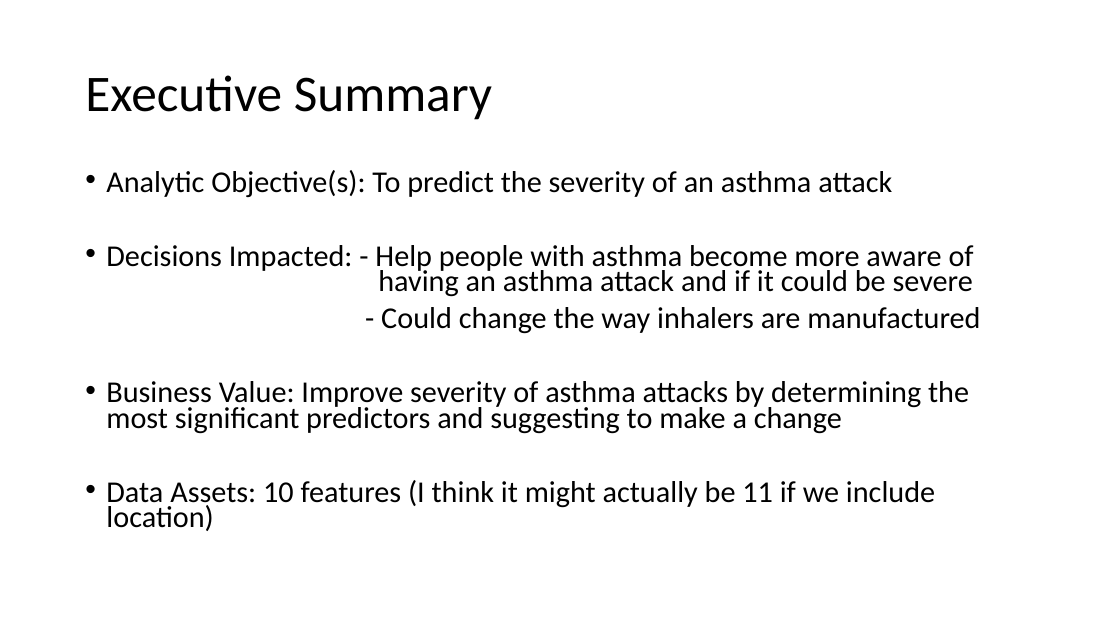
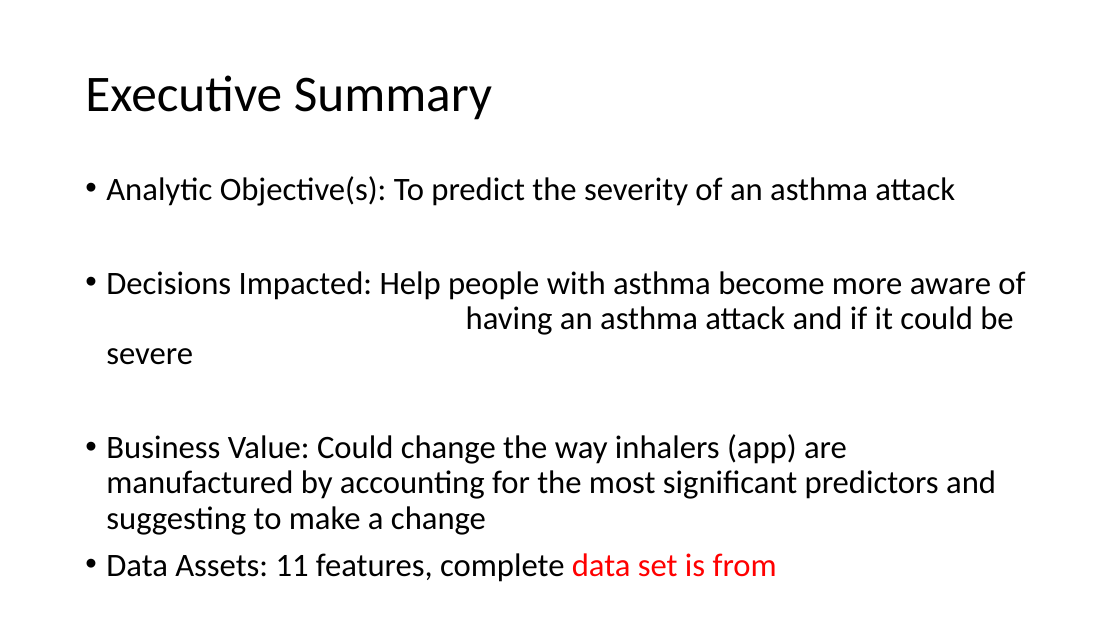
Before and after one commit to donaldsonm731/Asthma_Prediction, a slide deck: slide 2 of Mid_Semester_Pres.pptx. Drawn at 1120x630 pixels with LibreOffice and Linux fonts; fonts in the diff are those of the drawing. Boxes give left, top, right and bottom in pixels: in the first picture for what was removed or moved away, otherwise in the second. Text is boxed around its words. In the diff, an @@ line names an element or a change of style, - is before the commit and + after.

```diff
--- a/Mid_Semester_Pres.pptx
+++ b/Mid_Semester_Pres.pptx
@@ text at bbox=[106, 176, 955, 206]: size 25.9 to 28 pt in "Analytic Objective(s): To predict the severity of ..."; line spacing 0.7 to 0.9 @@
@@ text at bbox=[106, 271, 1025, 582]: text changed; size 25.9 to 28 pt @@
-• Decisions Impacted: - Help people with asthma become more aware of having an asthma attack and if it could be severe
-- Could change the way inhalers are manufactured
-• Business Value: Improve severity of asthma attacks by determining the most significant predictors and suggesting to make a change
-• Data Assets: 10 features (I think it might actually be 11 if we include location)
+• Decisions Impacted: Help people with asthma become more aware of having an asthma attack and if it could be severe
+• Business Value: Could change the way inhalers (app) are manufactured by accounting for the most significant predictors and suggesting to make a change
+• Data Assets: 11 features, complete data set is from
```
Also in this commit, not shown: 7 other slides changed, 1 slide added, 1 slide removed.
